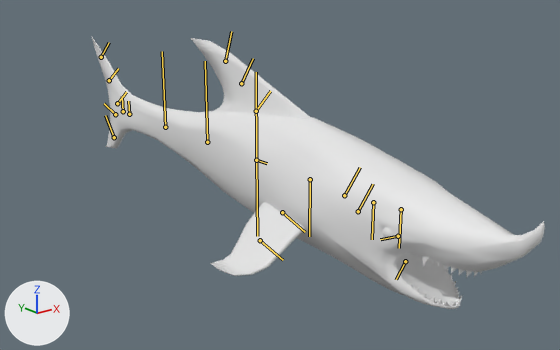
An edit to the FBX model Fist Fishing/Assets/Enemies/Types/Aggressive/Models/Animated_Shark2.fbx, drawn before and after from the same camera.
Rendered twice from a camera (50 mm lens) standing at (-3.91, -5.39, 1.97) and looking at (0.16, -0.3, -0.07). Arrows for +X, +Y and +Z are at lower left; the lights stay in place. The bones that bend it are drawn over the model as lines.

Names of what the first picture shows: 'Shark'.
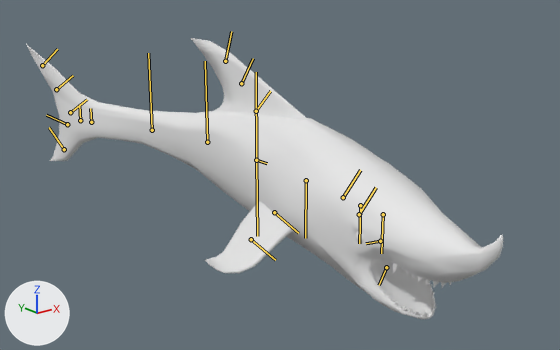
The newer file adds an action. The first version stands in its rest pose; the second is drawn at frame 11 of the action 'Shark_Rig_24'.

The change in detail:
Bone 'CATRigTail1' (bone_catrigtail1) turns from (0, 0, 0) to (0, 3, 0) degrees about its own x, y and z.
Bone 'CATRigTail2' (bone_catrigtail2) turns from (0, 0, 0) to (0, 3, 0) degrees about its own x, y and z.
Bone 'CATRigTail3' (bone_catrigtail3) turns from (0, 0, 0) to (0, 3, 0) degrees about its own x, y and z.
Bone 'CATRigTail2.001' (bone_catrigtail2_001) turns from (0, 0, 0) to (0, 13, 0) degrees about its own x, y and z.
Bone 'CATRigTail3.001' (bone_catrigtail3_001) turns from (0, 0, 0) to (0, 13, 0) degrees about its own x, y and z.

What differs and where, as boxes (x1, y1, x2, y2) in the pictures (560 x 350 px):
'Shark', posed: before (92, 37, 545, 309); after (26, 38, 503, 319)
bone 'CATRigTail2', root to tip: before (310, 179) to (309, 236); after (306, 180) to (305, 238)
bone 'CATRigTail3', root to tip: before (373, 202) to (372, 239); after (360, 205) to (359, 243)
bone 'CATRigTail3.001', root to tip: before (165, 127) to (162, 51); after (152, 130) to (148, 53)
